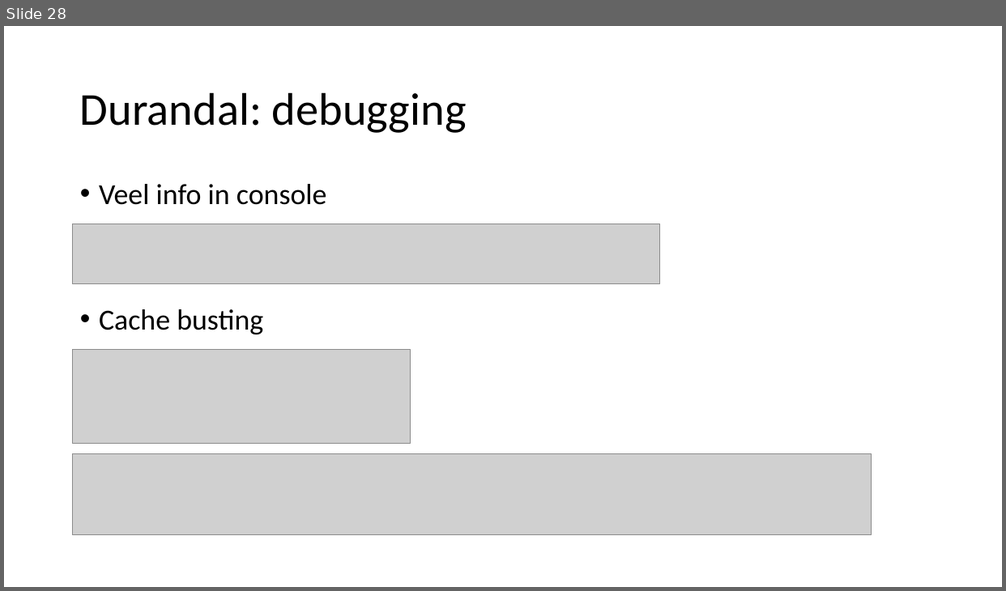
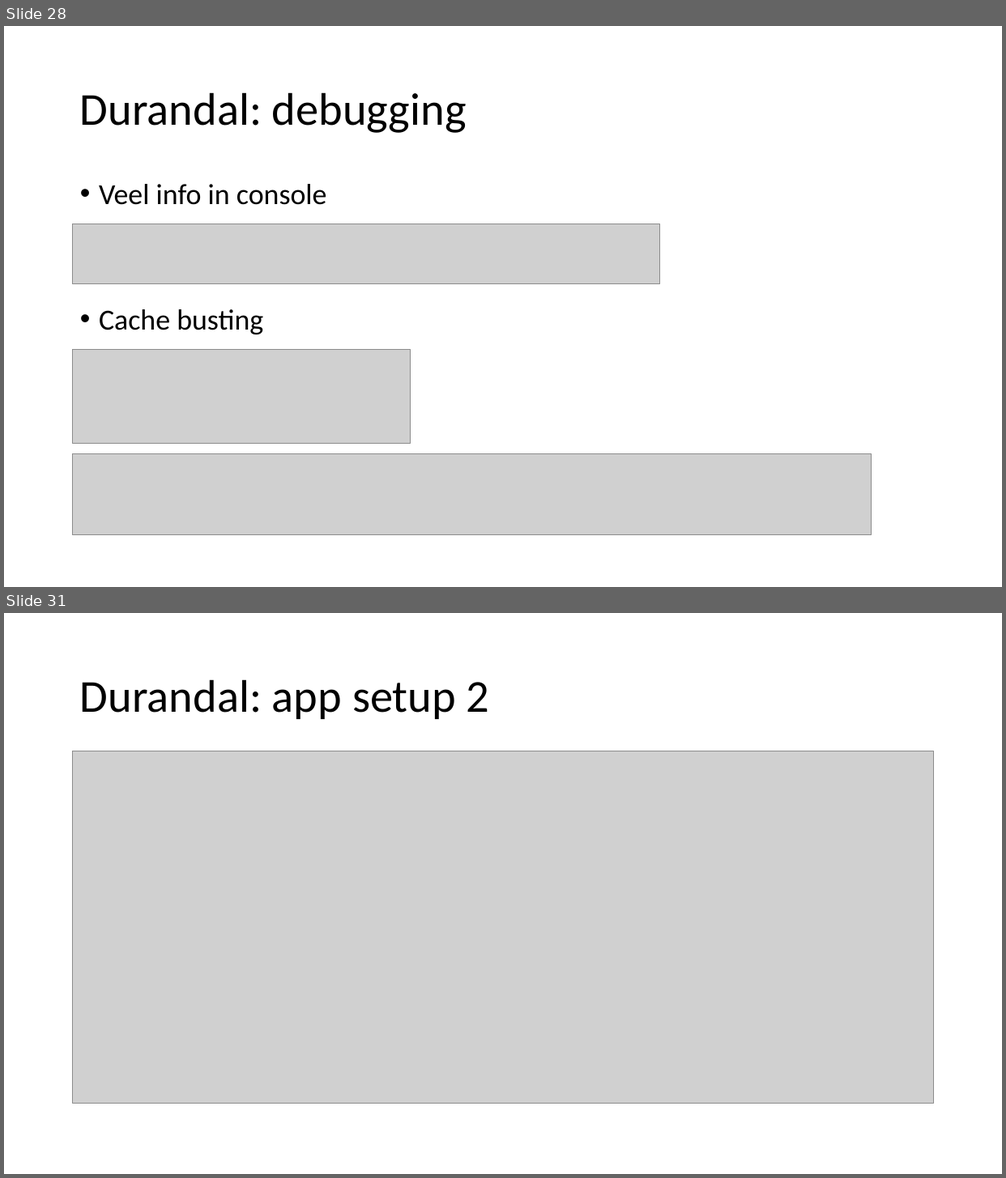
Before and after one commit to petermorlion/DurandalDemo, a slide deck: Durandal T4T.pptx. Shown one above the other, each under a label of ours: slide 28 before the commit, slides 28 and 31 after it; the slides between them are not shown. The pictures are 1006x591 and 1006x1178 pixels, drawn with LibreOffice and Linux fonts; fonts in the diff are those of the drawing; grey boxes stand for pictures. Boxes give left, top, right and bottom in pixels: in the first picture for what was removed or moved away, otherwise in the second. Text is boxed around its words. In the diff, an @@ line names an element or a change of style, - is before the commit and + after.

```diff
--- a/Durandal T4T.pptx
+++ b/Durandal T4T.pptx
@@ slide 31 added at (4, 613, 1002, 1174), background #FFFFFF @@
@@ title added at (80, 679, 490, 719), 44 pt, text #000000 @@
+Durandal: app setup 2
@@ picture added at (73, 752, 934, 1103) @@
```
Also in this commit, not shown: 1 slide changed, 3 other slides added, 1 slide removed, 4 other files.
